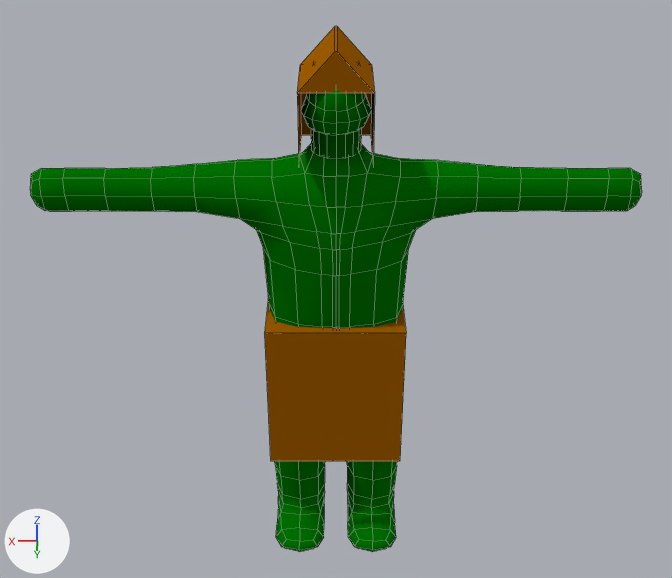
Before and after pictures for a commit that changed the Blender file assets/models/goblin/goblin-low-res-with-rigging-with-animation.blend.
Before and after are seen from a 50 mm lens placed at (0.0, 8.66, 8.87), pointed at (0.0, -0.11, 3.44). The lights are fixed; the arrows at lower left show +X, +Y and +Z. Mesh edges are drawn as thin lines.
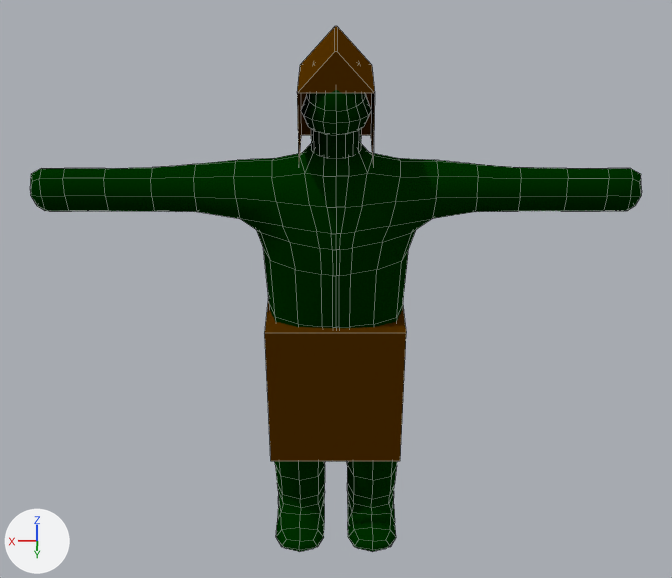
What the commit changed:
Material 'Material.001' (mat_material_001) changes colour from brown #a05e00 to brown #553200; in linear values from (0.352, 0.112, 0.0) to (0.0908, 0.0318, 0.0).
Material 'Material' (mat_material) changes colour from dark green #007200 to dark green #003000; in linear values from (0.0, 0.169, 0.0) to (0.0, 0.0291, 0.0).
me_cube_002 has 8 vertices, 3 faces and spans x -1.0..1.0, y -1.0..1.0, z -1.0..1.0.
me_cube_002 no longer uses material mat_material_002 (brown #a05e00).
me_cube_002 now uses material mat_material_001 (brown #553200).

Where the change shows, as pixel boxes (x1, y1, x2, y2) in the pictures (672 x 578 px):
'Cube', recoloured
    both: (31, 90, 641, 552)
'Cube.002', recoloured
    both: (265, 299, 406, 461)
'Cube.001', recoloured
    both: (297, 26, 375, 160)
